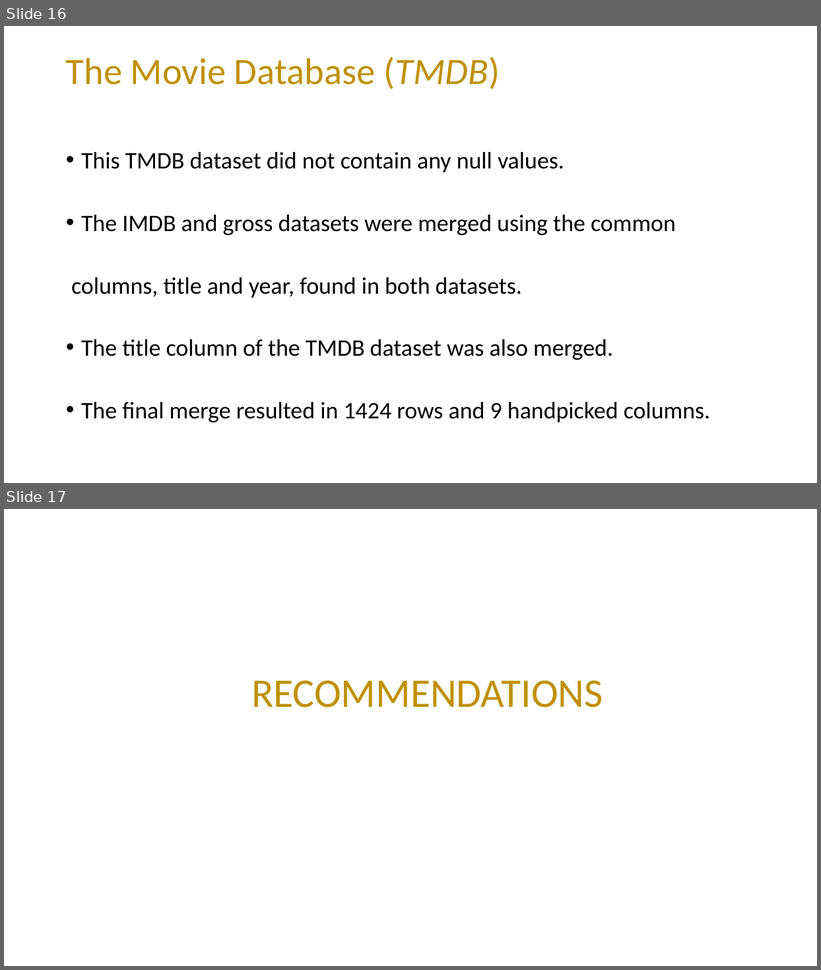
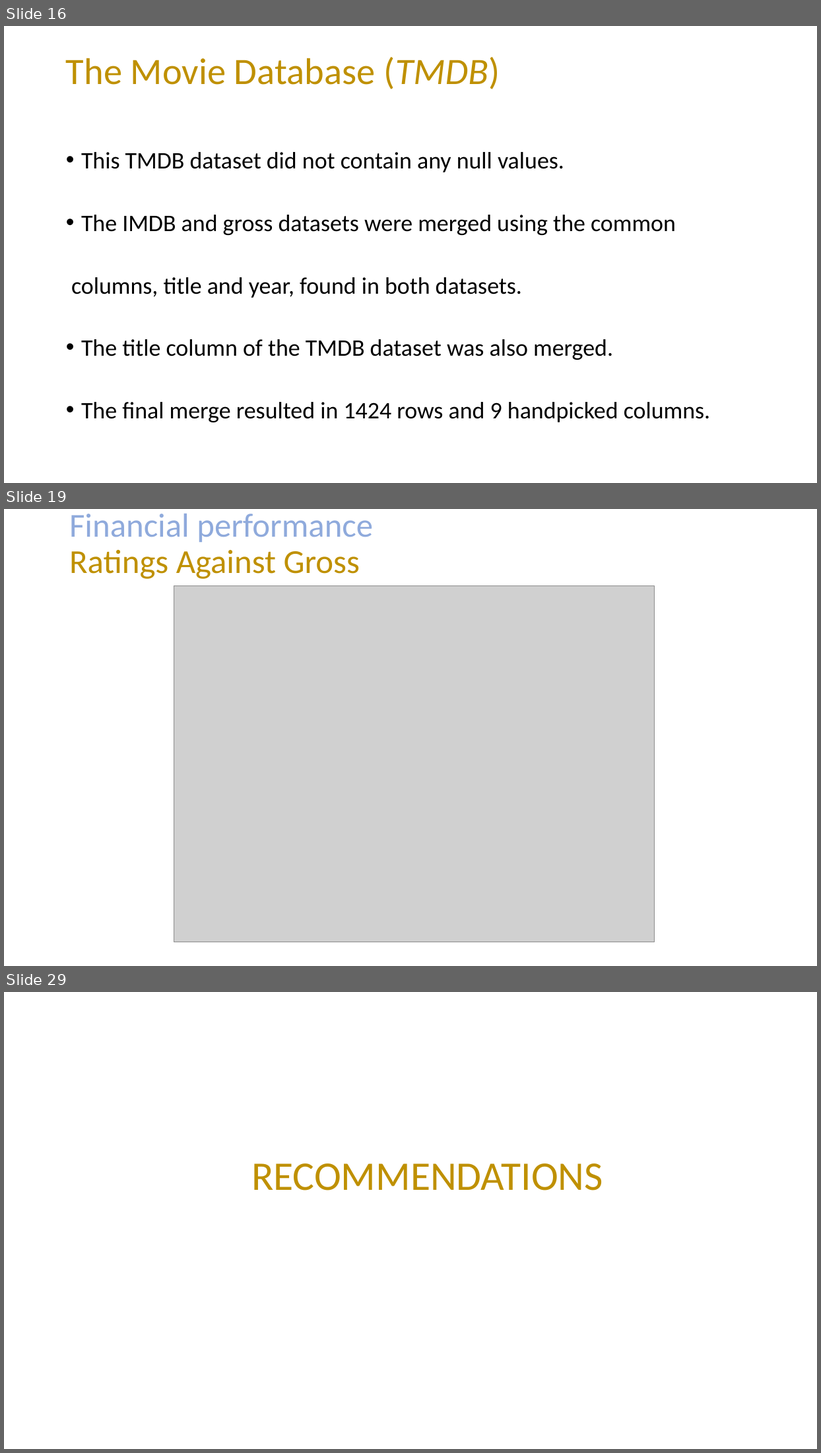
Before and after one commit to mading225/GROUP-6-PROJECT-, a slide deck: project.pptx. Shown one above the other, each under a label of ours: slides 16 and 17 before the commit, slides 16, 19 and 29 after it; the slides between them are not shown. The pictures are 821x970 and 821x1453 pixels, drawn with LibreOffice and Linux fonts; fonts in the diff are those of the drawing; grey boxes stand for pictures. Boxes give left, top, right and bottom in pixels: in the first picture for what was removed or moved away, otherwise in the second. Text is boxed around its words. In the diff, an @@ line names an element or a change of style, - is before the commit and + after.

```diff
--- a/project.pptx
+++ b/project.pptx
@@ slide 19 added at bbox=[4, 509, 817, 966], background #FFFFFF @@
@@ title added at bbox=[69, 514, 373, 579], 39.6 pt, text #8FAADC @@
+Financial performance
+Ratings Against Gross
@@ picture added at bbox=[174, 586, 654, 942] @@
@@ what was slide 17 is now slide 29 @@
```
Also in this commit, not shown: 11 other slides added.
